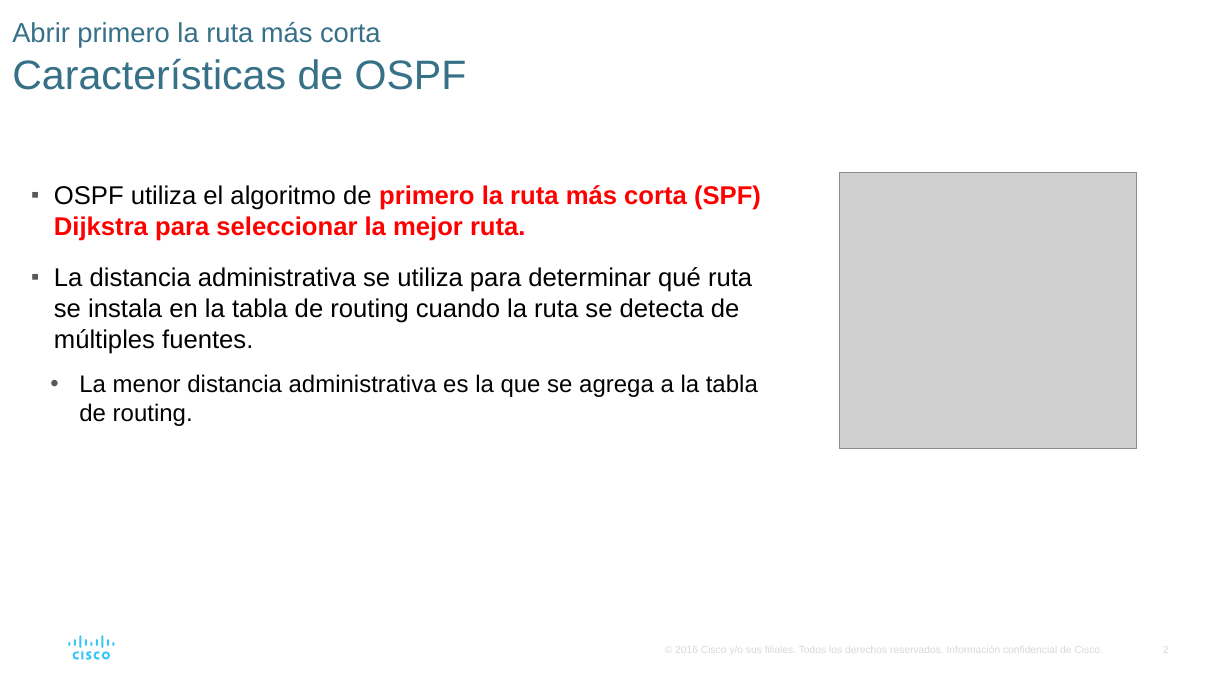
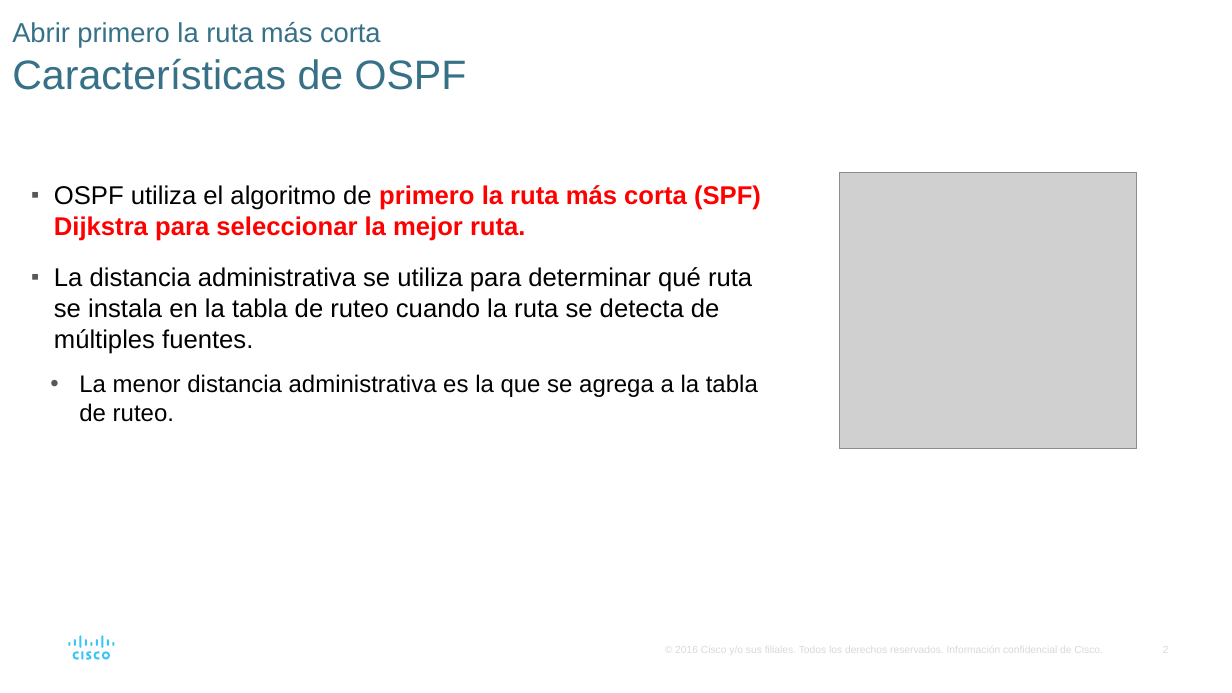
Before and after one commit to lizetheP/Seguridad, a slide deck: slide 2 of CalendarioAgo23/Presentaciones/7_5_Ruteo_dinamico_OSPF.pptx. Drawn at 1232x693 pixels with LibreOffice and Linux fonts; fonts in the diff are those of the drawing; grey boxes stand for pictures. Boxes give left, top, right and bottom in pixels: in the first picture for what was removed or moved away, otherwise in the second. Text is boxed around its words. In the diff, an @@ line names an element or a change of style, - is before the commit and + after.

```diff
--- a/CalendarioAgo23/Presentaciones/7_5_Ruteo_dinamico_OSPF.pptx
+++ b/CalendarioAgo23/Presentaciones/7_5_Ruteo_dinamico_OSPF.pptx
@@ text at [54,267,758,422]: text changed @@
-▪ La distancia administrativa se utiliza para determinar qué ruta se instala en la tabla de routing cuando la ruta se detecta de múltiples fuentes.
-  • La menor distancia administrativa es la que se agrega a la tabla de routing.
+▪ La distancia administrativa se utiliza para determinar qué ruta se instala en la tabla de ruteo cuando la ruta se detecta de múltiples fuentes.
+  • La menor distancia administrativa es la que se agrega a la tabla de ruteo.
```
Also in this commit, not shown: 1 other slide changed, 36 other files.
